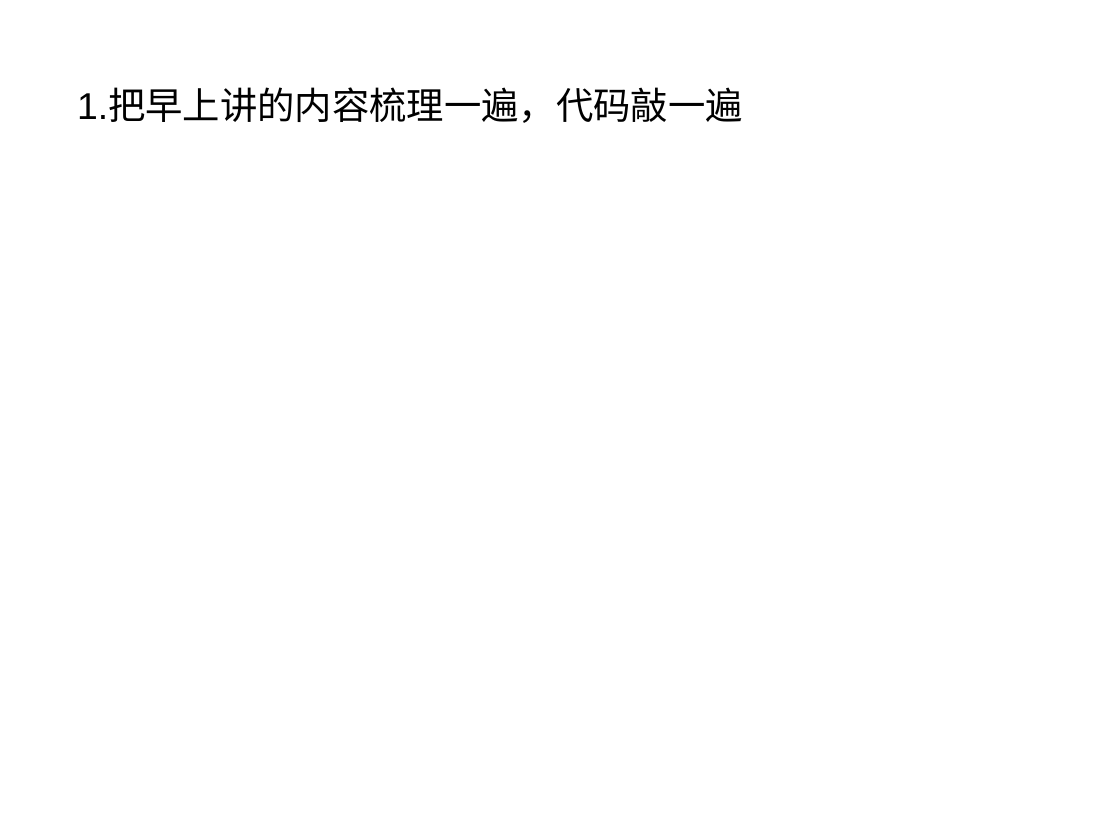
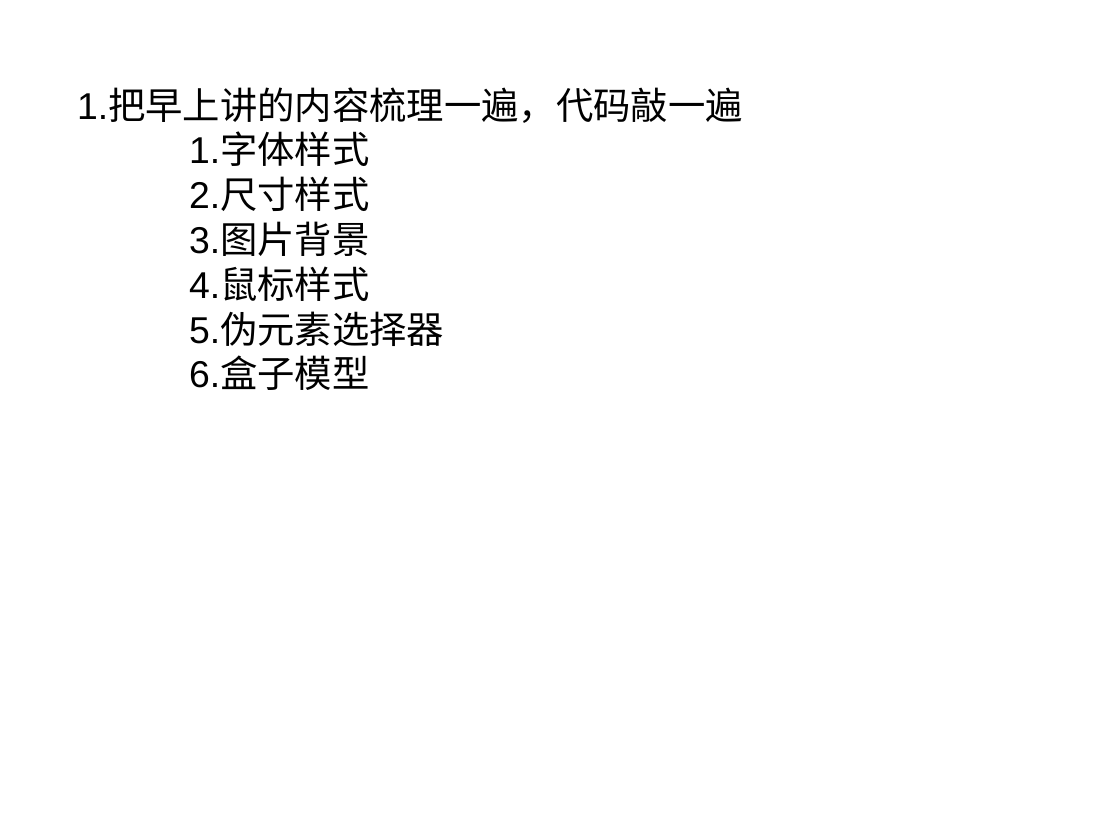
Before and after one commit to ywz147258/mnuSE1802, a slide deck: slide 1 of 1.ppt. Drawn at 1120x840 pixels with LibreOffice and Linux fonts; fonts in the diff are those of the drawing. Boxes give left, top, right and bottom in pixels: in the first picture for what was removed or moved away, otherwise in the second. Text is boxed around its words. In the diff, an @@ line names an element or a change of style, - is before the commit and + after.

```diff
--- a/1.ppt
+++ b/1.ppt
@@ text at <box>189,134,444,390</box>: paragraphs added @@
+1.字体样式
+2.尺寸样式
+3.图片背景
+4.鼠标样式
+5.伪元素选择器
+6.盒子模型
```
Also in this commit, not shown: 8 other files.
